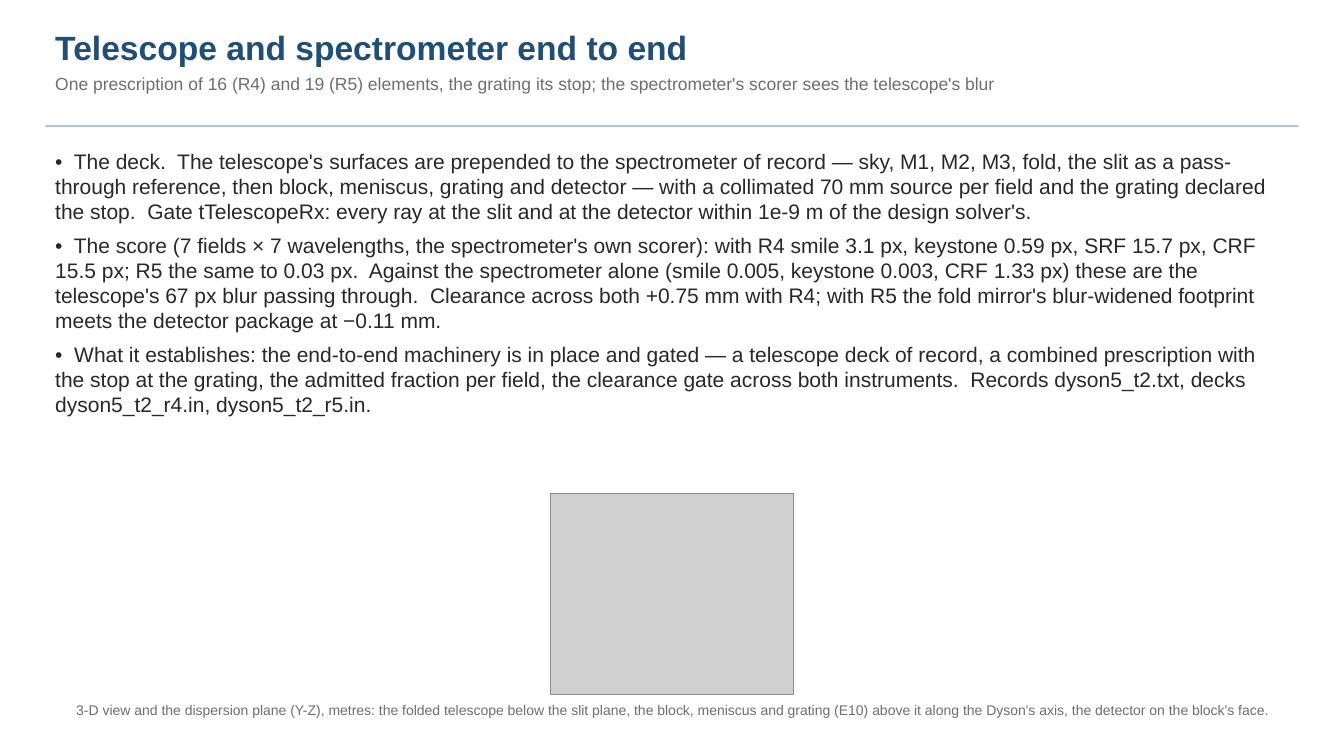
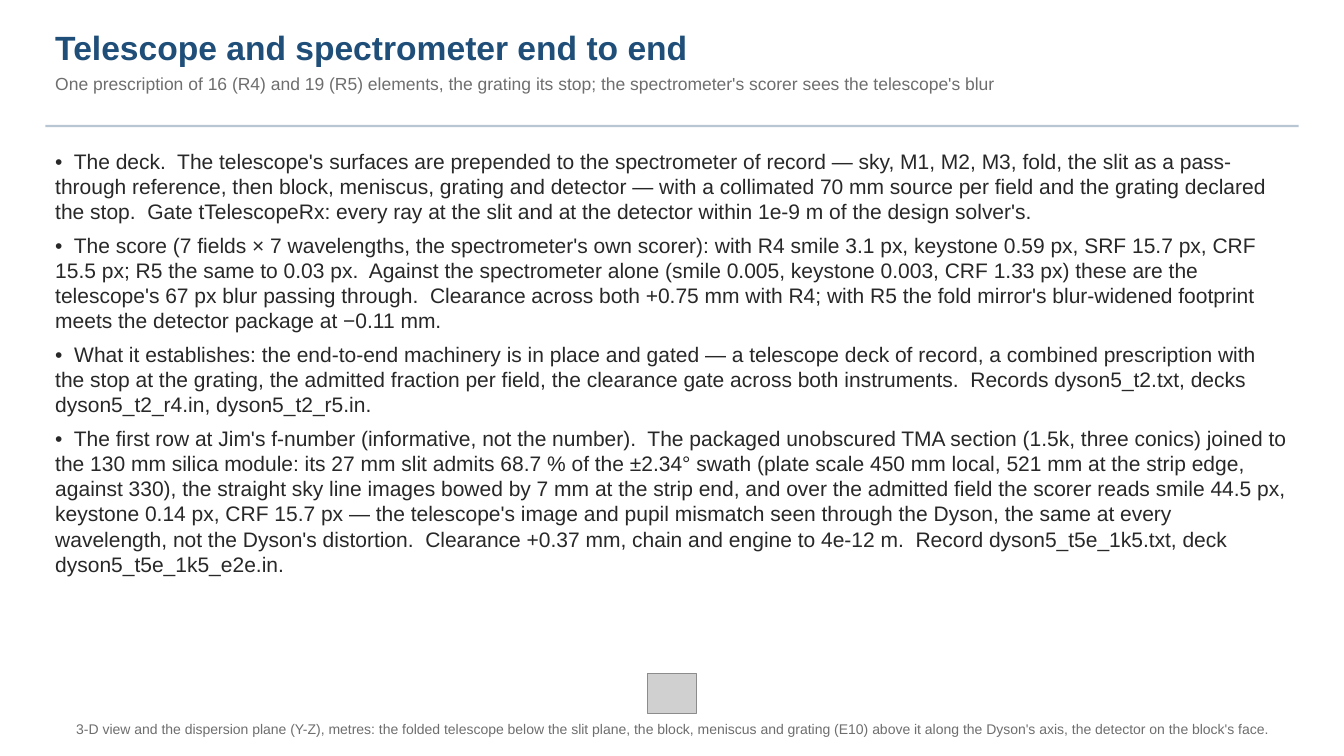
Before and after one commit to nasa-jpl/macos, a slide deck: slide 28 of demo_session/deck_dyson.pptx. Drawn at 1344x756 pixels with LibreOffice and Linux fonts; fonts in the diff are those of the drawing; grey boxes stand for pictures. Boxes give left, top, right and bottom in pixels: in the first picture for what was removed or moved away, otherwise in the second. Text is boxed around its words. In the diff, an @@ line names an element or a change of style, - is before the commit and + after.

```diff
--- a/demo_session/deck_dyson.pptx
+++ b/demo_session/deck_dyson.pptx
@@ text at (55, 430, 1286, 576): paragraph added @@
+• The first row at Jim's f-number (informative, not the number). The packaged unobscured TMA section (1.5k, three conics) joined to the 130 mm silica module: its 27 mm slit admits 68.7 % of the ±2.34° swath (plate scale 450 mm local, 521 mm at the strip edge, against 330), the straight sky line images bowed by 7 mm at the strip end, and over the admitted field the scorer reads smile 44.5 px, keystone 0.14 px, CRF 15.7 px — the telescope's image and pupil mismatch seen through the Dyson, the same at every wavelength, not the Dyson's distortion. Clearance +0.37 mm, chain and engine to 4e-12 m. Record dyson5_t5e_1k5.txt, deck dyson5_t5e_1k5_e2e.in.
@@ picture: place and size @@
-picture at (551, 494, 793, 695)
+picture at (647, 674, 696, 714)
@@ text "3-D view and the dispersion ...": place and size @@
-text "3-D view and the dispersion ..." at (76, 705, 1268, 718)
+text "3-D view and the dispersion ..." at (76, 724, 1268, 737)
```
Also in this commit, not shown: 1 other slide changed, 1 other file.
